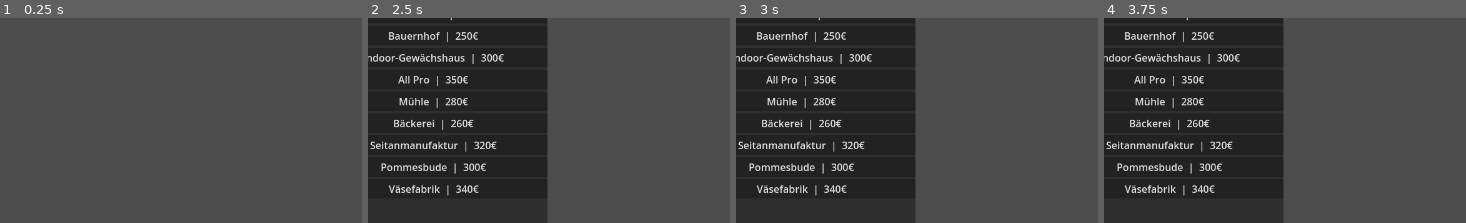
Above: before the commit, frames 1-4 (left to right).
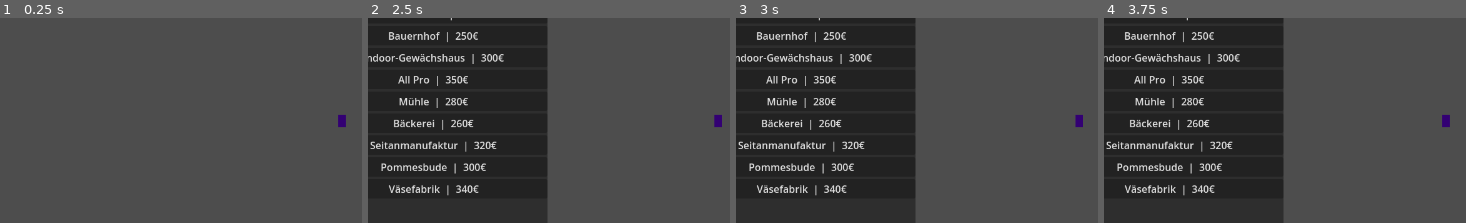
Above: after the commit, the same moments.

Repository: leonardwolf23-bot/vegangame
Game: Godot game, scene res://scenes/main.tscn
The game is run twice, just before and just after one commit, with the same random seed, the same clock (stepped at 60 frames per second) and the same inputs.
Inputs (mouse positions are % of the whole screen's width and height, from its top left):
- Up to frame 1 (0.25 s): no input
- Up to frame 2 (2.5 s): click "Bauen" at 0.5 s; click "Schließen" at 1.25 s; tap Enter at 2 s; move the mouse to (79, 49) at 2.02 s; hold D from 2.03 s (still down); tap 1 at 2.1 s; click (79, 49) at 2.17 s
- Up to frame 3 (3 s): release D at 2.75 s; click "Haus | 100€" at 2.75 s
- Up to frame 4 (3.75 s): click "Holzfäller | 120€" at 3.5 s
The pictures show only the part of the screen within x 8-58%, y 28-78%; the shares and areas given below are measured in that part.

The runs differ from the first frame. In frame 1, 0.1% of the frame differs, in the area x 93-96%, y 47-54%; in frame 2, 0.1%; in frame 3, 0.1%; in frame 4, 0.1%.
Error in both runs: Cannot call method 'get_source' on a null value. (res://scripts/building_placer.gd:103)

Commit message:
Add WASD player character with camera follow
- New Player scene and script with smooth movement and building collision
- Camera follows player; WASD no longer pans the map
- Middle-mouse drag adds a temporary camera offset while following
- GridManager.can_player_walk_on for walkable tiles

Co-authored-by: leonardwolf23-bot <leonardwolf23-bot@users.noreply.github.com>

Diff:
--- a/scenes/main.tscn
+++ b/scenes/main.tscn
@@ -6,6 +6,7 @@
 [ext_resource type="Script" path="res://scripts/building_placer.gd" id="4_placer"]
 [ext_resource type="PackedScene" path="res://scenes/build_menu.tscn" id="5_ui"]
 [ext_resource type="Script" path="res://scripts/citizen_manager.gd" id="6_citizens"]
+[ext_resource type="PackedScene" path="res://scenes/player.tscn" id="7_player"]
 
 [node name="Main" type="Node2D"]
 script = ExtResource("1_main")
@@ -33,4 +34,6 @@
 script = ExtResource("6_citizens")
 grid_manager_path = NodePath("../../GridManager")
 
+[node name="Player" parent="World" instance=ExtResource("7_player")]
+
 [node name="UI" parent="." instance=ExtResource("5_ui")]
--- /dev/null
+++ b/scenes/player.tscn
@@ -0,0 +1,18 @@
+[gd_scene load_steps=3 format=3 uid="uid://player_scene"]
+
+[ext_resource type="Script" path="res://scripts/player.gd" id="1_player"]
+
+[sub_resource type="PlaceholderTexture2D" id="PlaceholderTexture2D_player"]
+size = Vector2(12, 20)
+
+[node name="Player" type="Node2D"]
+y_sort_enabled = true
+script = ExtResource("1_player")
+
+[node name="AnimatedSprite2D" type="AnimatedSprite2D" parent="."]
+texture_filter = 0
+
+[node name="Placeholder" type="Sprite2D" parent="."]
+modulate = Color(0.2, 0.85, 0.45, 1)
+position = Vector2(0, -8)
+texture = SubResource("PlaceholderTexture2D_player")
--- a/scripts/camera_controller.gd
+++ b/scripts/camera_controller.gd
@@ -1,6 +1,5 @@
 extends Camera2D
-## Einfache Kamera-Steuerung für den City Builder.
-## An deine bestehende Camera2D hängen.
+## Kamera: folgt dem Spieler oder manuelles Schwenken/Zoom.
 
 
 @export var pan_speed: float = 500.0
@@ -8,20 +7,27 @@
 @export var zoom_max: float = 2.0
 @export var zoom_step: float = 0.1
 @export var drag_pan_enabled: bool = true
+@export var follow_smoothing: float = 8.0
 
+var follow_target: Node2D
 var _is_dragging: bool = false
 var _drag_start: Vector2 = Vector2.ZERO
+var _manual_offset: Vector2 = Vector2.ZERO
+
+
+func set_follow_target(target: Node2D) -> void:
+	follow_target = target
+	_manual_offset = Vector2.ZERO
+	if follow_target:
+		global_position = follow_target.global_position
 
 
 func _unhandled_input(event: InputEvent) -> void:
-	# Mausrad → Zoom rein/raus
 	if event is InputEventMouseButton:
 		if event.button_index == MOUSE_BUTTON_WHEEL_UP and event.pressed:
 			_apply_zoom(zoom_step)
 		elif event.button_index == MOUSE_BUTTON_WHEEL_DOWN and event.pressed:
 			_apply_zoom(-zoom_step)
-
-		# Mittlere Maustaste → Kamera ziehen
 		elif drag_pan_enabled and event.button_index == MOUSE_BUTTON_MIDDLE:
 			if event.pressed:
 				_is_dragging = true
@@ -33,13 +39,16 @@
 func _input(event: InputEvent) -> void:
 	if not _is_dragging or not event is InputEventMouseMotion:
 		return
-	# Kamera in entgegengesetzte Richtung der Mausbewegung schieben
-	position -= (event.position - _drag_start) / zoom
+	_manual_offset -= (event.position - _drag_start) / zoom
 	_drag_start = event.position
 
 
 func _process(delta: float) -> void:
-	# WASD + Pfeiltasten → Kamera bewegen (ohne Input Map nötig)
+	if follow_target and is_instance_valid(follow_target):
+		var target_pos := follow_target.global_position + _manual_offset
+		global_position = global_position.lerp(target_pos, follow_smoothing * delta)
+		return
+
 	var direction := Vector2.ZERO
 	if Input.is_physical_key_pressed(KEY_A) or Input.is_physical_key_pressed(KEY_LEFT):
 		direction.x -= 1.0
--- a/scripts/grid_manager.gd
+++ b/scripts/grid_manager.gd
@@ -32,6 +32,17 @@
 
 func can_walk_on(tile: Vector2i) -> bool:
 	return has_ground(tile)
+
+
+func can_player_walk_on(tile: Vector2i) -> bool:
+	if _cell_owner.has(tile):
+		return false
+	if has_ground(tile):
+		return true
+	# Ohne Boden-Tile: freie Fläche begehbar (Prototyp / leere Karte).
+	if building_layer and building_layer.get_cell_source_id(tile) != -1:
+		return false
+	return true
 
 
 func find_path(from: Vector2i, to: Vector2i) -> Array[Vector2i]:
--- a/scripts/main.gd
+++ b/scripts/main.gd
@@ -9,6 +9,8 @@
 @export var ground_layer_path: NodePath = NodePath("World/GroundLayer")
 @export var building_layer_path: NodePath = NodePath("World/BuildingLayer")
 @export var grid_manager_path: NodePath = NodePath("GridManager")
+@export var player_path: NodePath = NodePath("World/Player")
+@export var camera_path: NodePath = NodePath("Camera2D")
 
 
 func _ready() -> void:
@@ -27,3 +29,11 @@
 
 	grid_manager.ground_layer = ground
 	grid_manager.building_layer = buildings
+
+	var player := get_node_or_null(player_path) as Node2D
+	if player and player.has_method("set_grid_manager"):
+		player.set_grid_manager(grid_manager)
+
+	var camera := get_node_or_null(camera_path) as Camera2D
+	if camera and camera.has_method("set_follow_target") and player:
+		camera.set_follow_target(player)
--- /dev/null
+++ b/scripts/player.gd
@@ -0,0 +1,130 @@
+extends Node2D
+## Spieler-Charakter: WASD-Bewegung auf dem isometrischen Grid.
+
+
+@export var walk_speed: float = 120.0
+@export var grid_manager_path: NodePath = NodePath("../../GridManager")
+@export var anim_node_path: NodePath = ^"AnimatedSprite2D"
+@export var idle_anim: StringName = &"idle"
+@export var walk_anim: StringName = &"walk"
+
+var _grid: GridManager
+var _anim: AnimatedSprite2D
+var _current_walk_anim: StringName = &""
+
+
+func _ready() -> void:
+	_grid = get_node_or_null(grid_manager_path) as GridManager
+	_anim = get_node_or_null(anim_node_path) as AnimatedSprite2D
+	if _anim and _anim.sprite_frames:
+		_play_idle()
+	await get_tree().process_frame
+	_snap_to_nearest_tile()
+
+
+func set_grid_manager(grid: GridManager) -> void:
+	_grid = grid
+
+
+func _physics_process(delta: float) -> void:
+	var input_dir := _read_move_input()
+	if input_dir == Vector2.ZERO:
+		_current_walk_anim = &""
+		_play_idle()
+		_update_draw_order()
+		return
+
+	var move := input_dir.normalized() * walk_speed * delta
+	var new_pos := global_position + move
+	new_pos = _resolve_collision(global_position, new_pos)
+	global_position = new_pos
+	_update_walk_animation(move)
+	_update_draw_order()
+
+
+func _read_move_input() -> Vector2:
+	var direction := Vector2.ZERO
+	if Input.is_physical_key_pressed(KEY_A) or Input.is_physical_key_pressed(KEY_LEFT):
+		direction.x -= 1.0
+	if Input.is_physical_key_pressed(KEY_D) or Input.is_physical_key_pressed(KEY_RIGHT):
+		direction.x += 1.0
+	if Input.is_physical_key_pressed(KEY_W) or Input.is_physical_key_pressed(KEY_UP):
+		direction.y -= 1.0
+	if Input.is_physical_key_pressed(KEY_S) or Input.is_physical_key_pressed(KEY_DOWN):
+		direction.y += 1.0
+	return direction
+
+
+func _resolve_collision(from: Vector2, to: Vector2) -> Vector2:
+	if not _grid:
+		return to
+	if _can_stand_at(to):
+		return to
+
+	var slide_x := Vector2(to.x, from.y)
+	if _can_stand_at(slide_x):
+		return slide_x
+
+	var slide_y := Vector2(from.x, to.y)
+	if _can_stand_at(slide_y):
+		return slide_y
+
+	return from
+
+
+func _can_stand_at(world_pos: Vector2) -> bool:
+	if not _grid:
+		return true
+	return _grid.can_player_walk_on(_grid.world_to_tile(world_pos))
+
+
+func _snap_to_nearest_tile() -> void:
+	if not _grid or not _grid.building_layer:
+		return
+	var tile := _grid.world_to_tile(global_position)
+	if _grid.can_player_walk_on(tile):
+		global_position = _grid.tile_to_world(tile)
+		return
+	for radius in range(1, 12):
+		for x in range(-radius, radius + 1):
+			for y in range(-radius, radius + 1):
+				if abs(x) != radius and abs(y) != radius:
+					continue
+				var candidate := Vector2i(x, y)
+				if _grid.can_player_walk_on(candidate):
+					global_position = _grid.tile_to_world(candidate)
+					return
+
+
+func _update_draw_order() -> void:
+	z_index = int(global_position.y)
+
+
+func _update_walk_animation(move_offset: Vector2) -> void:
+	if not _anim or not _anim.sprite_frames:
+		return
+	if move_offset.length_squared() < 0.01:
+		_play_idle()
+		return
+
+	var suffix: StringName = &"southeast"
+	if _grid:
+		suffix = _grid.offset_to_walk_suffix(move_offset)
+
+	var anim_name := StringName("%s_%s" % [walk_anim, suffix])
+	if _anim.sprite_frames.has_animation(anim_name):
+		if _current_walk_anim != anim_name:
+			_current_walk_anim = anim_name
+			_anim.play(anim_name)
+	elif _anim.sprite_frames.has_animation(walk_anim):
+		if _current_walk_anim != walk_anim:
+			_current_walk_anim = walk_anim
+			_anim.play(walk_anim)
+
+
+func _play_idle() -> void:
+	if not _anim or not _anim.sprite_frames:
+		return
+	if _anim.sprite_frames.has_animation(idle_anim):
+		if _anim.animation != idle_anim:
+			_anim.play(idle_anim)
Not shown: 1 places in scenes/main.tscn that only renumber resources
Not shown, changed: README.md
